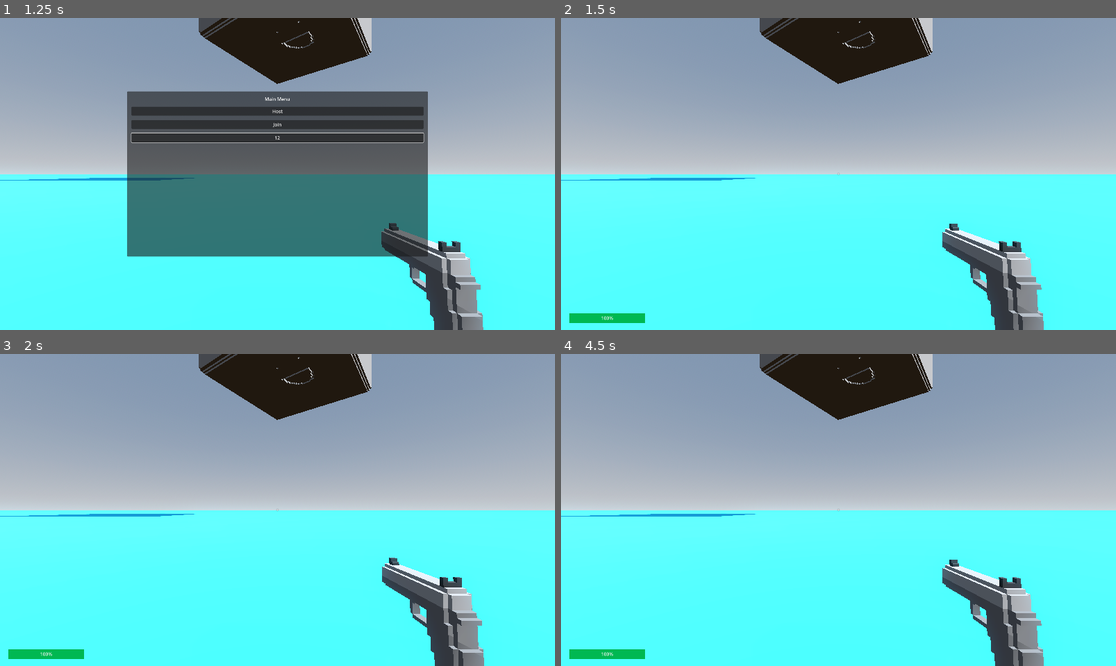
Above: before the commit, frames 1-4 (two rows, left to right).
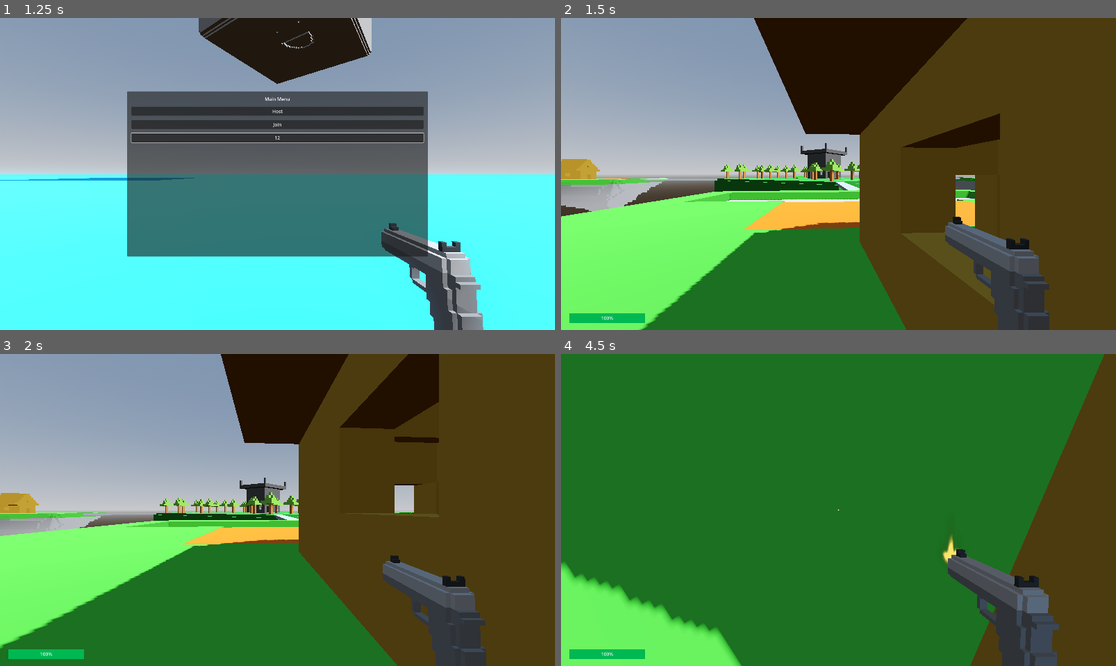
Above: after the commit, the same moments.

Repository: qdanq/Battle-duo
Game: Godot game, scene res://world.tscn
Same seed, same stepped clock (60 frames per second), same inputs: the game is played once before the commit and once after it.
Inputs (mouse positions are in pixels of both pictures, inside the frame that each line leads up to):
- Up to frame 1 (1.25 s): click (277, 136) at 0.52 s; type "12" at 0.6 s
- Up to frame 2 (1.5 s): click "Host" at 1.25 s
- Up to frame 3 (2 s): no input
- Up to frame 4 (4.5 s): tap Enter (ui_accept) at 2, 2.27, 3.02 s; move the mouse to (960, 494) at 2.02 s; hold Right (ui_right) 2.03-2.78 s; click (960, 494) at 2.1 s; move the mouse to (727, 525) at 2.77 s; hold Down (ui_down) 2.78-3.53 s; click (727, 525) at 2.85 s; move the mouse to (894, 441) at 3.52 s; hold Right (ui_right) 3.53-4.28 s; click (894, 441) at 3.6 s; move the mouse to (810, 572) at 4.27 s; hold Up (ui_up) from 4.28 s (still down); click (810, 572) at 4.35 s

Frame 1 is identical in both runs. In frame 2, 74% of the frame differs, in the area x 0-100%, y 0-100%; in frame 3, 73%; in frame 4, 99%.
Error before the commit: Invalid access to property or key 'health_changed' on a base object of type 'CharacterBody3D'. (res://world.gd:58)

Commit message:
Create player random respawn.

Diff:
--- a/player.tscn
+++ b/player.tscn
@@ -15,8 +15,10 @@
 @onready var raycast = $Camera3D/RayCast3D
 @onready var player_model = $PlayerModel
 
-var players_id = []
-var players_spawn_loc = []
+var spawn_points = [Vector3(-4.598, 148.188, -19.367), Vector3(-143.5, 148.10, -134.98), \\
+Vector3(-111.9, 148.10, 115.94), Vector3(-255.6, 148.15, 7.546)]
+var spawn_points_clone = spawn_points
+var taken_points = []
 
 var health = 100
 
@@ -106,16 +108,31 @@
 
 func dead():
 	health -= 100
+	print(multiplayer.get_unique_id())
 	if health <= 0:
 		health = 100
-		position = Vector3(-4.598, 148.188, -19.367)
+		position = Vector3(spawn_location())
 	health_changed.emit(health)
 
 func set_pos(pos):
 	position = Vector3(pos)
 
 
-
+func spawn_location():
+	var point = randi()%spawn_points.size()
+	#print(\"point is \", point)
+	var loc = spawn_points[point]
+	#print(\"loc is, \", loc)
+	#taken_points.append(loc)
+	#print(\"taken_points is, \", taken_points)
+	#print(\"spawn_points is, \", spawn_points)
+	#if spawn_points.size() <= 0:			# INFINITE SPAWN
+		#print(\"spawn points duplicated\")
+		#spawn_points = spawn_points_clone.duplicate()
+		#taken_points.clear()
+
+	#print(\"loc again is \", loc)
+	return loc
 "
 
 [sub_resource type="CapsuleMesh" id="CapsuleMesh_8ag0u"]
--- a/world.gd
+++ b/world.gd
@@ -51,8 +51,6 @@
 	player.name = str(peer_id)
 	add_child(player)
 	player.set_position(Vector3(spawn_location()))
-	player_script.players_id.append(player.name)
-	print(player_script.players_id)
 
 	if player.is_multiplayer_authority():
 		player.health_changed.connect(update_health_bar)
@@ -86,5 +84,4 @@
 		#taken_points.clear()
 
 	#print("loc again is ", loc)
-	player_script.players_spawn_loc.append(loc)
 	return loc
